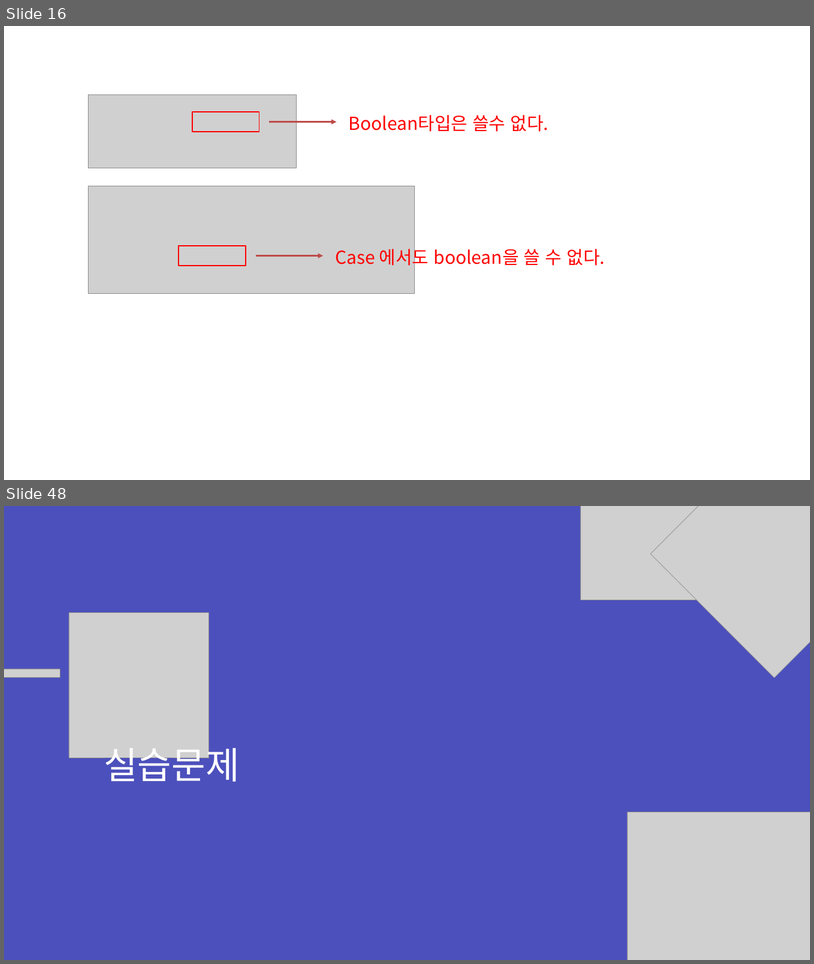
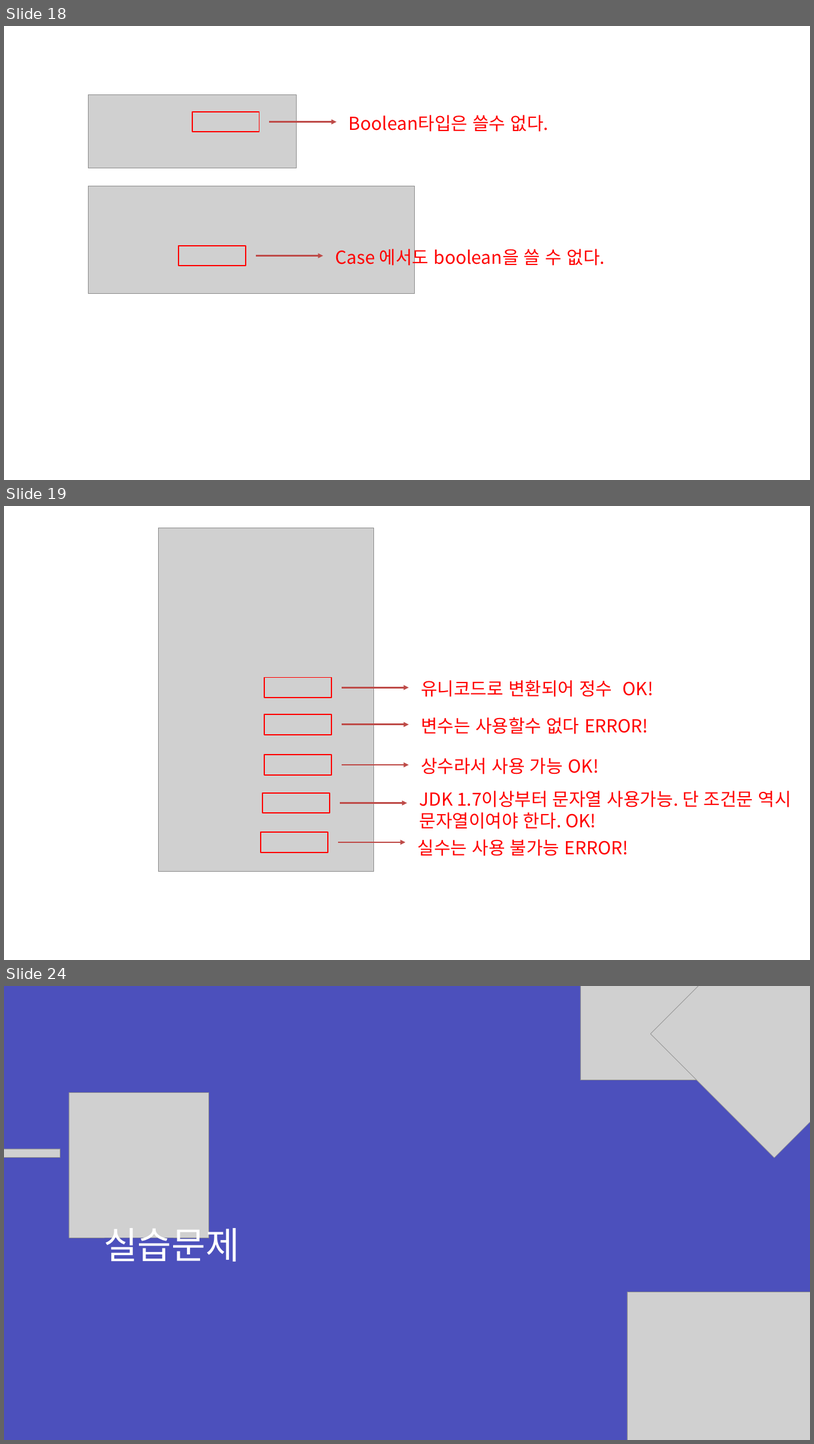
Before and after one commit to zest132/JavaLecture, a slide deck: JavaLecture/LectureFile/java 3강.pptx. Shown one above the other, each under a label of ours: slides 16 and 48 before the commit, slides 18, 19 and 24 after it; the slides between them are not shown. The pictures are 814x964 and 814x1444 pixels, drawn with LibreOffice and Linux fonts; fonts in the diff are those of the drawing; grey boxes stand for pictures. Boxes give left, top, right and bottom in pixels: in the first picture for what was removed or moved away, otherwise in the second. Text is boxed around its words. In the diff, an @@ line names an element or a change of style, - is before the commit and + after.

```diff
--- a/JavaLecture/LectureFile/java 3강.pptx
+++ b/JavaLecture/LectureFile/java 3강.pptx
@@ slide 19 added at bbox=[4, 506, 810, 960], background #FFFFFF @@
@@ picture added at bbox=[158, 528, 374, 871] @@
@@ rectangle added at bbox=[264, 678, 332, 697], outline #FF0000 2 pt @@
@@ text added at bbox=[421, 680, 654, 697], 32 pt, text #FF0000 @@
+유니코드로 변환되어 정수 OK!
@@ arrow added from (342, 687) to (409, 687), #BF4C48 3 pt @@
@@ rectangle added at bbox=[264, 714, 332, 735], outline #FF0000 2 pt @@
@@ text added at bbox=[421, 717, 648, 734], 32 pt, text #FF0000 @@
+변수는 사용할수 없다 ERROR!
@@ arrow added from (342, 724) to (409, 724), #BF4C48 3 pt @@
@@ rectangle added at bbox=[264, 755, 332, 775], outline #FF0000 2 pt @@
@@ text added at bbox=[421, 757, 599, 774], 32 pt, text #FF0000 @@
+상수라서 사용 가능 OK!
@@ arrow added from (342, 765) to (409, 765), #BF4C48 3 pt @@
@@ rectangle added at bbox=[263, 793, 330, 813], outline #FF0000 2 pt @@
@@ text added at bbox=[420, 790, 792, 829], 32 pt, text #FF0000 @@
+JDK 1.7이상부터 문자열 사용가능. 단 조건문 역시 문자열이여야 한다. OK!
@@ arrow added from (340, 803) to (407, 803), #BF4C48 3 pt @@
@@ rectangle added at bbox=[261, 832, 329, 852], outline #FF0000 2 pt @@
@@ arrow added from (338, 842) to (405, 842), #BF4C48 3 pt @@
@@ text added at bbox=[418, 839, 629, 856], 32 pt, text #FF0000 @@
+실수는 사용 불가능 ERROR!
@@ what was slide 16 is now slide 18 @@
@@ what was slide 48 is now slide 24 @@
```
Also in this commit, not shown: 4 slides changed, 5 other slides added, 29 slides removed, 3 other files.
